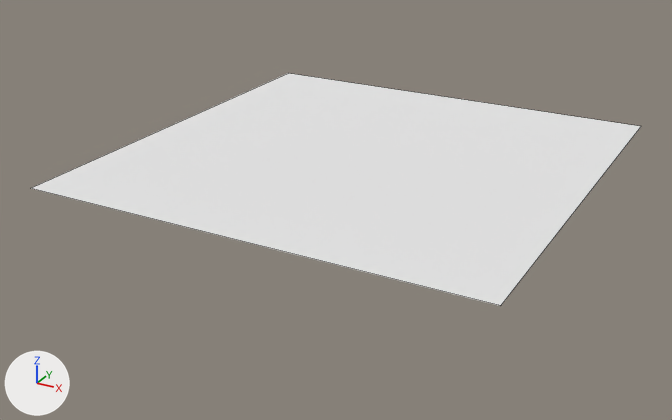
One commit to the Blender file Assets/Meshes/floor.blend: the scene before it, then after it.
Before and after are seen from a 50 mm camera at (355.0, -695.0, 288.0) aimed at (-14.0, -24.0, -48.0). Arrows for +X, +Y and +Z are at lower left; the lights stay in place. Mesh edges are drawn as thin lines.

In view in the first picture: 'Floor'.
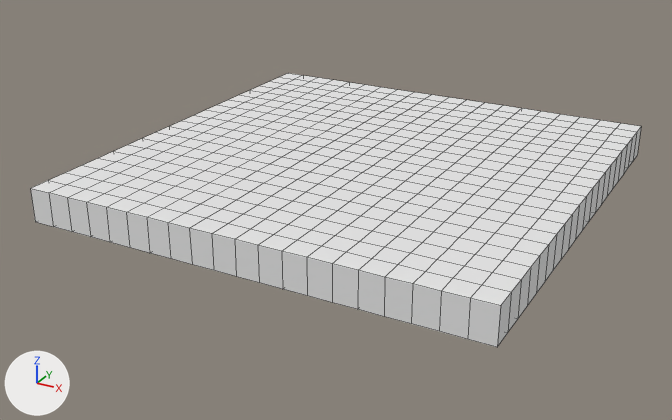
Changed parts and their boxes (x1, y1, x2, y2) in the pictures (672 x 420 px):
'Floor', reshaped (18% taller): before (31, 73, 641, 306); after (30, 73, 641, 347)
part 1 of me_plane_001, added: after (30, 73, 641, 347)

Edits to the bpy script that builds the scene:
```text
Change me_plane_001:
    used by ob_floor; location = (0.0, 0.0, 0.0)
    remove me_plane_001.from_pydata(...)  # 4 vertices, 1 face; spans x -200.0..200.0, y -200.0..200.0, z 0.0
    add me_plane_001.from_pydata(...)  # 882 vertices, 880 faces; spans x -200.0..200.0, y -200.0..200.0, z -30.0..0.0
    me_plane_001 part 1: 878 vertices added at x -200.0..200.0, y -200.0..200.0, z -30.0..0.0
```
